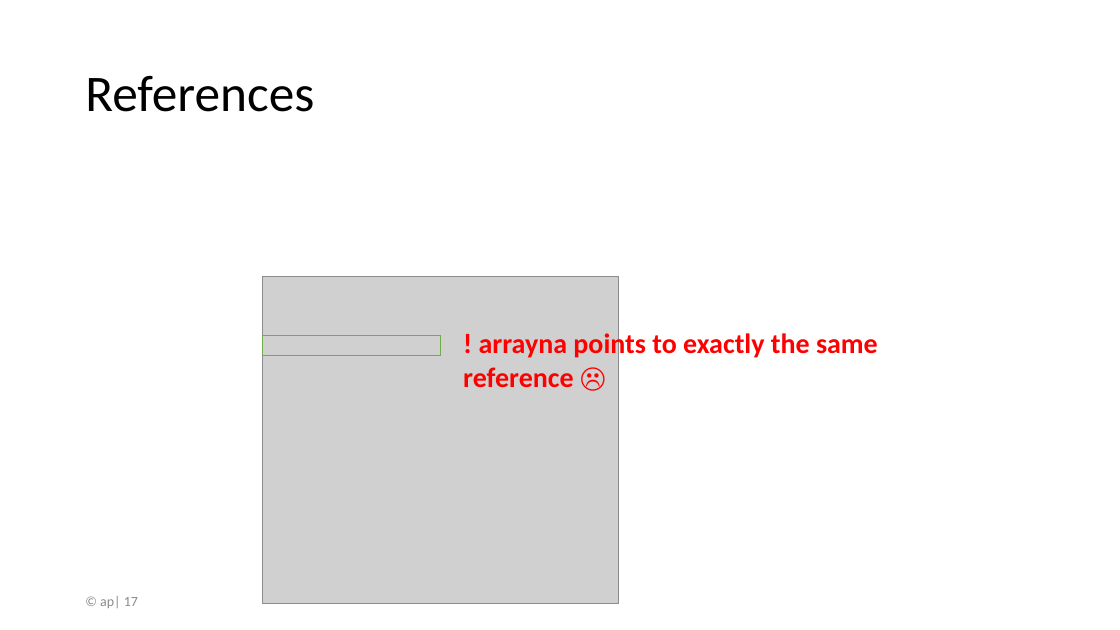
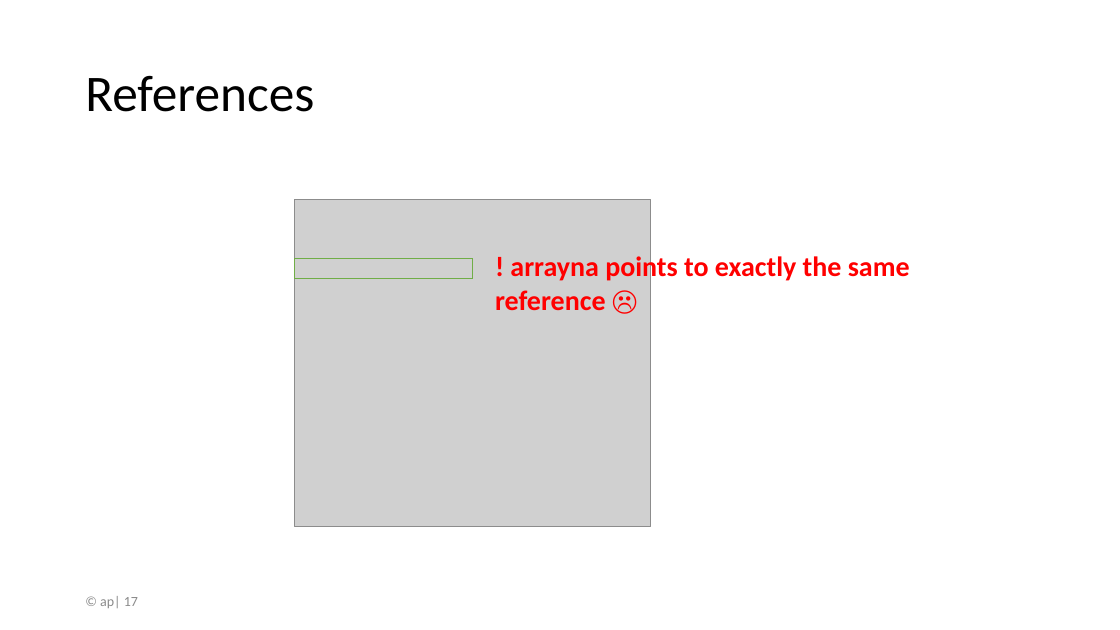
Before and after one commit to v-nys/cursusprogrammeren, a slide deck: slide 17 of _SLIDES/DEEL1/H7/6c_arrays in methoden_mutidim.pptx. Drawn at 1120x630 pixels with LibreOffice and Linux fonts; fonts in the diff are those of the drawing; grey boxes stand for pictures. Boxes give left, top, right and bottom in pixels: in the first picture for what was removed or moved away, otherwise in the second. Text is boxed around its words. In the diff, an @@ line names an element or a change of style, - is before the commit and + after.

```diff
--- a/_SLIDES/DEEL1/H7/6c_arrays in methoden_mutidim.pptx
+++ b/_SLIDES/DEEL1/H7/6c_arrays in methoden_mutidim.pptx
@@ 1 picture, 1 text, 1 rectangle: place and size @@
-1 picture, 1 text, 1 rectangle at <box>263,276,878,604</box>
+1 picture, 1 text, 1 rectangle at <box>295,199,910,527</box>
```
Also in this commit, not shown: 6 other slides changed, 1 other file.
